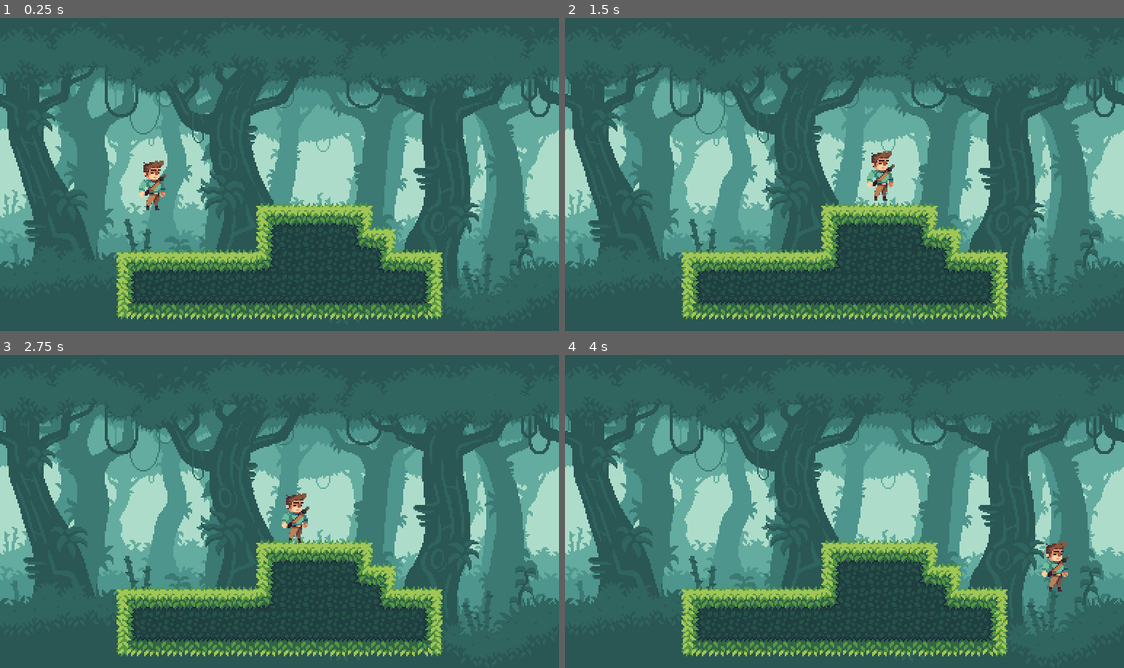
Above: before the commit, frames 1-4 (two rows, left to right).
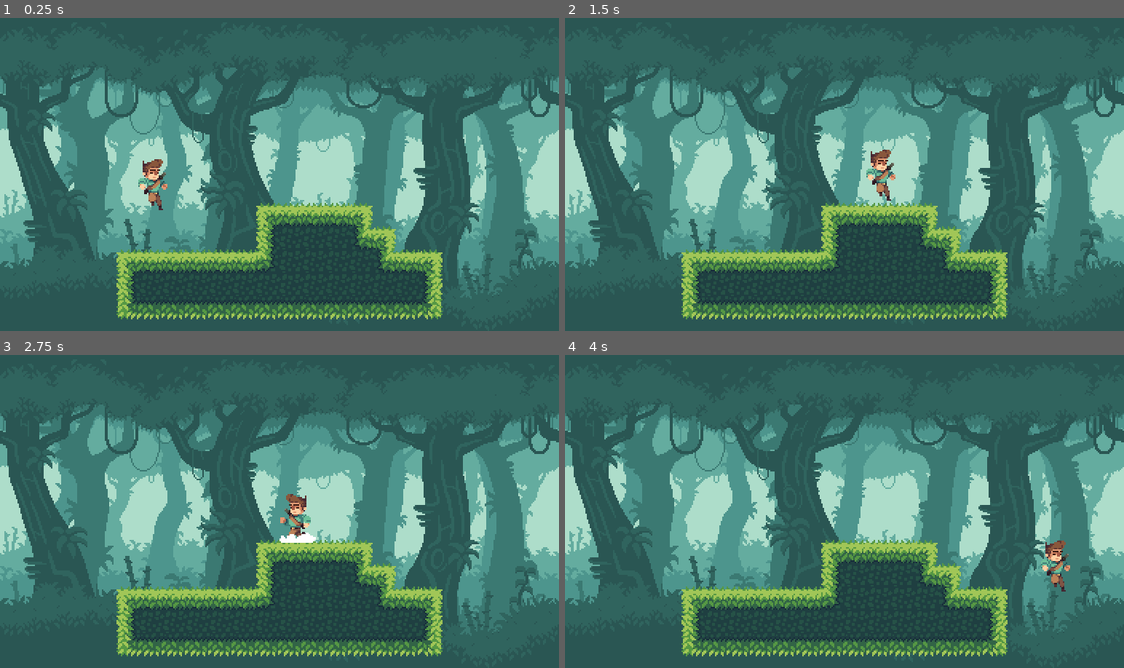
Above: after the commit, the same moments.

Repository: ninguem26/godot-study
Game: Godot game, scene res://scenes/management/world.tscn
Two runs of this game, one before a commit and one after it. Both use one fixed random seed, a clock stepped at 60 frames per second and the inputs below.
Inputs:
- Up to frame 1 (0.25 s): no input
- Up to frame 2 (1.5 s): hold D (Right) from 0.53 s (still down); tap Space (Jump) at 0.6, 0.77, 1.07, 1.35 s
- Up to frame 3 (2.75 s): tap Space (Jump) at 1.52, 1.82, 2.1 s; release D (Right) at 2.03 s; hold A (Left) from 2.03 s (still down)
- Up to frame 4 (4 s): release A (Left) at 2.78 s; hold D (Right) from 2.78 s (still down); tap Space (Jump) at 2.85, 3.02, 3.32, 3.6, 3.77 s

The runs differ from the first frame. In frame 1, 0.3% of the frame differs, in the area x 24-30%, y 45-62%; in frame 2, 0.3%; in frame 3, 0.6%, in the area x 50-57%, y 44-60%; in frame 4, 0.3%.

Commit message:
feat: adicionado efeito de poeira quando personagem cai de um pulo

Diff:
--- /dev/null
+++ b/Hunter Garden/scenes/effects/smoke_fx.tscn
@@ -0,0 +1,22 @@
+[gd_scene load_steps=7 format=2]
+
+[ext_resource path="res://assets/effects/smoke/smoke_fx_1.png" type="Texture" id=1]
+[ext_resource path="res://assets/effects/smoke/smoke_fx_2.png" type="Texture" id=2]
+[ext_resource path="res://assets/effects/smoke/smoke_fx_3.png" type="Texture" id=3]
+[ext_resource path="res://assets/effects/smoke/smoke_fx_4.png" type="Texture" id=4]
+[ext_resource path="res://scripts/effects/smoke_fx.gd" type="Script" id=5]
+
+[sub_resource type="SpriteFrames" id=1]
+animations = [ {
+"frames": [ ExtResource( 1 ), ExtResource( 2 ), ExtResource( 3 ), ExtResource( 4 ) ],
+"loop": false,
+"name": "Effect",
+"speed": 10.0
+} ]
+
+[node name="SmokeFx" type="AnimatedSprite"]
+frames = SubResource( 1 )
+animation = "Effect"
+script = ExtResource( 5 )
+
+[connection signal="animation_finished" from="." to="." method="on_animation_finished"]
--- a/Hunter Garden/scenes/player/jungle_guy.tscn
+++ b/Hunter Garden/scenes/player/jungle_guy.tscn
@@ -57,13 +57,14 @@
 walk_speed = 120
 jump_speed = 225
 gravity = 600
+idle_threshold = 3
 acceleration = 0.5
 friction = 0.75
 
 [node name="AnimatedSprite" type="AnimatedSprite" parent="."]
 frames = SubResource( 1 )
 animation = "Idle"
-frame = 2
+frame = 8
 playing = true
 
 [node name="Collision" type="CollisionShape2D" parent="."]
--- /dev/null
+++ b/Hunter Garden/scripts/effects/smoke_fx.gd
@@ -0,0 +1,7 @@
+extends AnimatedSprite
+
+func _ready() -> void:
+	play("Effect")
+
+func on_animation_finished():
+	queue_free()
--- a/Hunter Garden/scripts/player/jungle_guy.gd
+++ b/Hunter Garden/scripts/player/jungle_guy.gd
@@ -1,17 +1,24 @@
 extends KinematicBody2D
 
+const SMOKEFX = preload("res://scenes/effects/smoke_fx.tscn")
+
 var velocity: Vector2
+
 var jump_count: int = 0
 
 export(int) var walk_speed
 export(int) var jump_speed
 export(int) var gravity
+export(int) var idle_threshold
 
 export(float) var acceleration
 export(float) var friction
 
+onready var animated_sprite: AnimatedSprite = get_node("AnimatedSprite")
+
 func _physics_process(delta: float) -> void:
 	move()
+	animate()
 	velocity.y += gravity * delta
 	velocity = move_and_slide(velocity, Vector2.UP)
 	jump()
@@ -30,9 +37,42 @@
 		velocity.x = lerp(velocity.x, 0, friction)
 
 func jump() -> void:
-	if is_on_floor():
+	if is_on_floor() and jump_count != 0:
+		spawn_dust_effect()
 		jump_count = 0
 
 	if Input.is_action_just_pressed("Jump") and jump_count < 2:
 		jump_count += 1
 		velocity.y = -jump_speed
+
+func animate() -> void:
+	change_direction()
+
+	if velocity.y != 0:
+		jump_animation()
+	else:
+		move_animation()
+
+func change_direction() -> void:
+	if velocity.x > 0:
+		animated_sprite.flip_h = false
+	elif velocity.x < 0:
+		animated_sprite.flip_h = true
+
+func jump_animation() -> void:
+	if velocity.y > 0:
+		animated_sprite.play("Fall")
+	elif velocity.y < 0:
+		animated_sprite.play("Jump")
+
+func move_animation() -> void:
+	if abs(velocity.x) > idle_threshold:
+		animated_sprite.play("Run")
+	else:
+		animated_sprite.play("Idle")
+
+func spawn_dust_effect() -> void:
+	var dust: Object = SMOKEFX.instance()
+
+	get_tree().root.call_deferred("add_child", dust)
+	dust.global_position = global_position + Vector2(0, 1)
